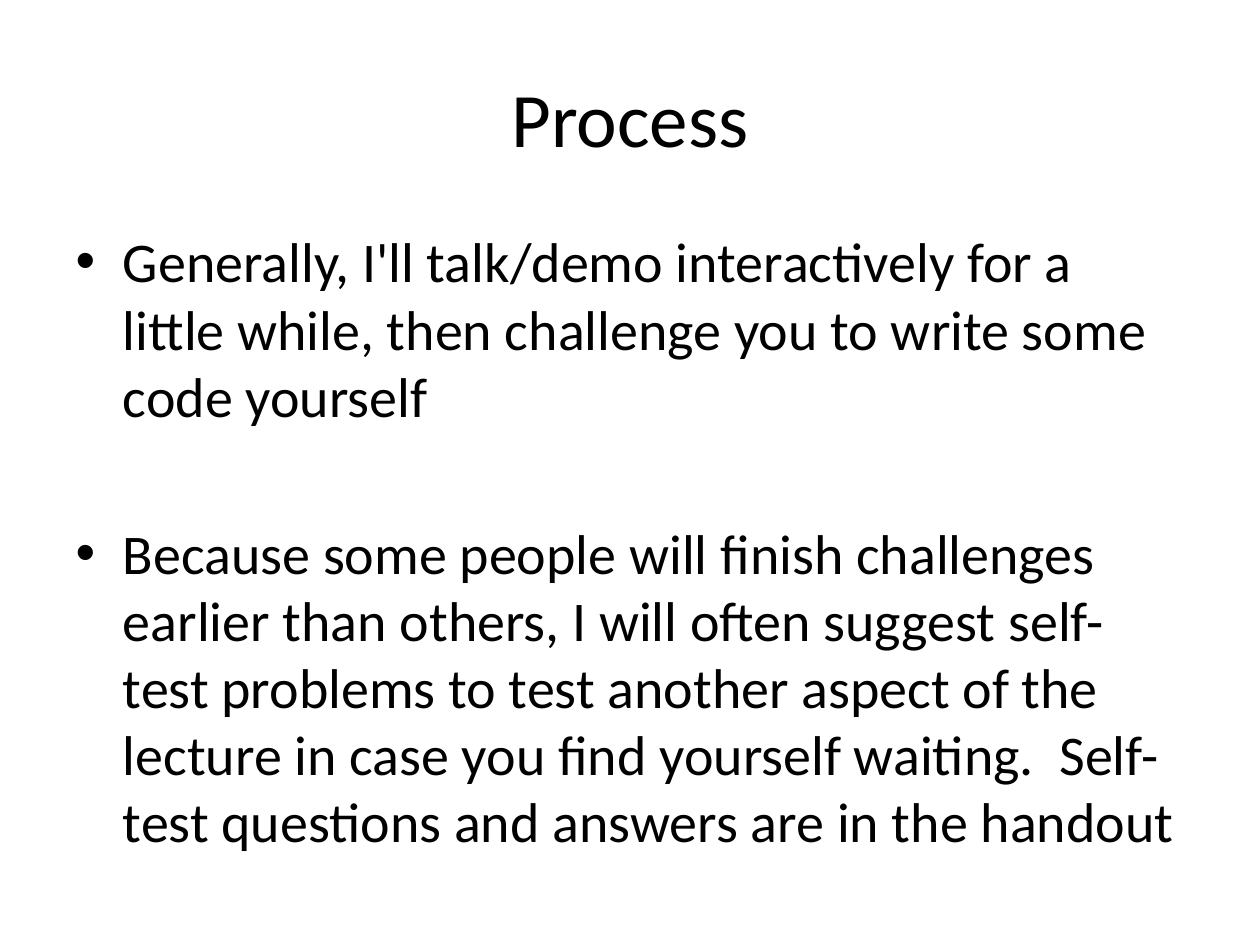
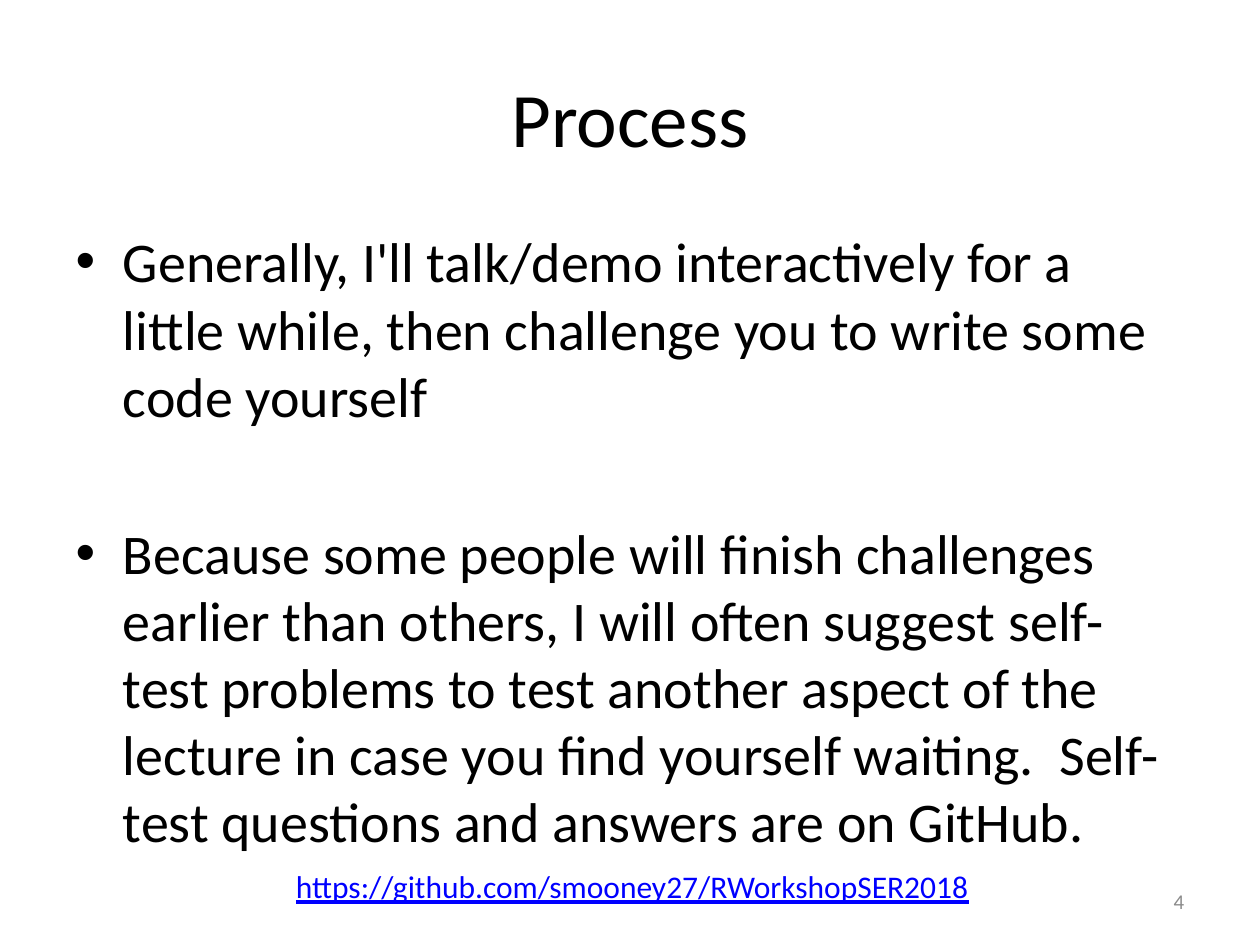
Before and after one commit to smooney27/RWorkshopSER2018, a slide deck: slide 4 of RWorkshopPart1-BasicObjects.pptx (slide 14 before the commit). Drawn at 1260x945 pixels with LibreOffice and Linux fonts; fonts in the diff are those of the drawing. Boxes give left, top, right and bottom in pixels: in the first picture for what was removed or moved away, otherwise in the second. Text is boxed around its words. In the diff, an @@ line names an element or a change of style, - is before the commit and + after.

```diff
--- a/RWorkshopPart1-BasicObjects.pptx
+++ b/RWorkshopPart1-BasicObjects.pptx
@@ text at (123,535,1158,851): text changed @@
-• Because some people will finish challenges earlier than others, I will often suggest self-test problems to test another aspect of the lecture in case you find yourself waiting. Self-test questions and answers are in the handout
+• Because some people will finish challenges earlier than others, I will often suggest self-test problems to test another aspect of the lecture in case you find yourself waiting. Self-test questions and answers are on GitHub.
@@ text added at (296,876,968,904), 18 pt, text #0000FF, underline @@
+https://github.com/smooney27/RWorkshopSER2018
@@ page number added at (1174,895,1185,909), 12 pt, text #8C8C8C @@
+4
```
Also in this commit, not shown: 33 other slides changed, 3 slides added, 10 slides removed, 13 other files.
